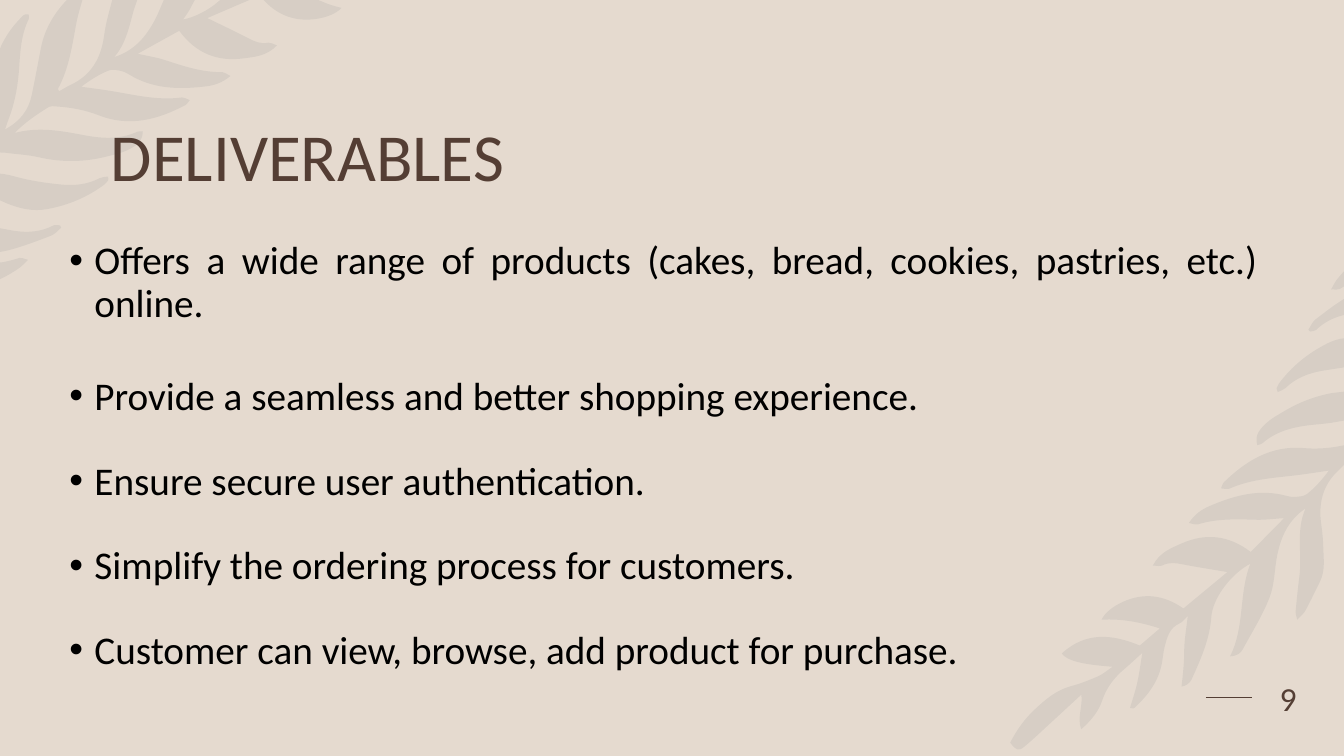
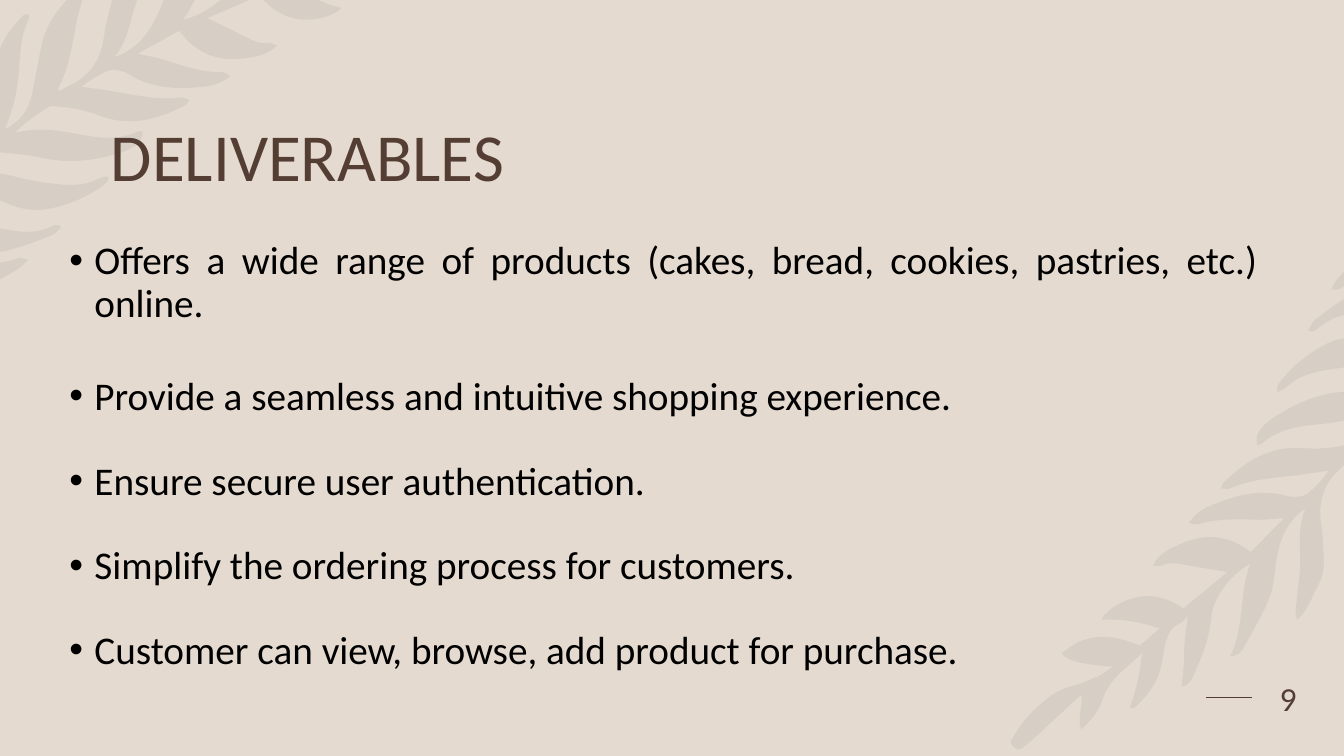
Before and after one commit to rebecca329/Bakewise, a slide deck: slide 9 of BAKERY.pptx. Drawn at 1344x756 pixels with LibreOffice and Linux fonts; fonts in the diff are those of the drawing. Boxes give left, top, right and bottom in pixels: in the first picture for what was removed or moved away, otherwise in the second. Text is boxed around its words. In the diff, an @@ line names an element or a change of style, - is before the commit and + after.

```diff
--- a/BAKERY.pptx
+++ b/BAKERY.pptx
@@ text at [94,382,951,417]: text changed @@
-• Provide a seamless and better shopping experience.
+• Provide a seamless and intuitive shopping experience.
```
Also in this commit, not shown: 3 other slides changed, 2 slides added, 2 slides removed, 1 other file.
